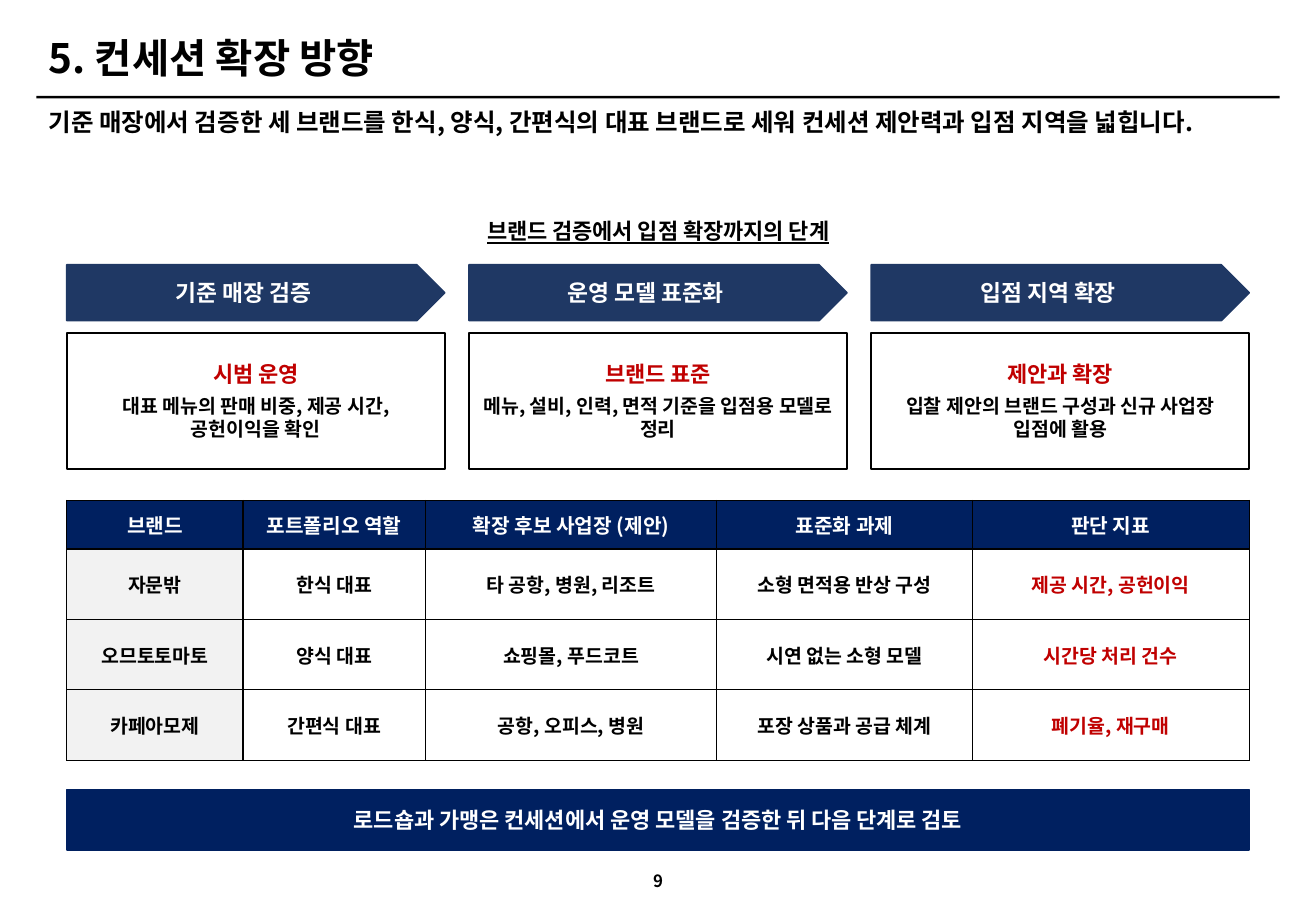
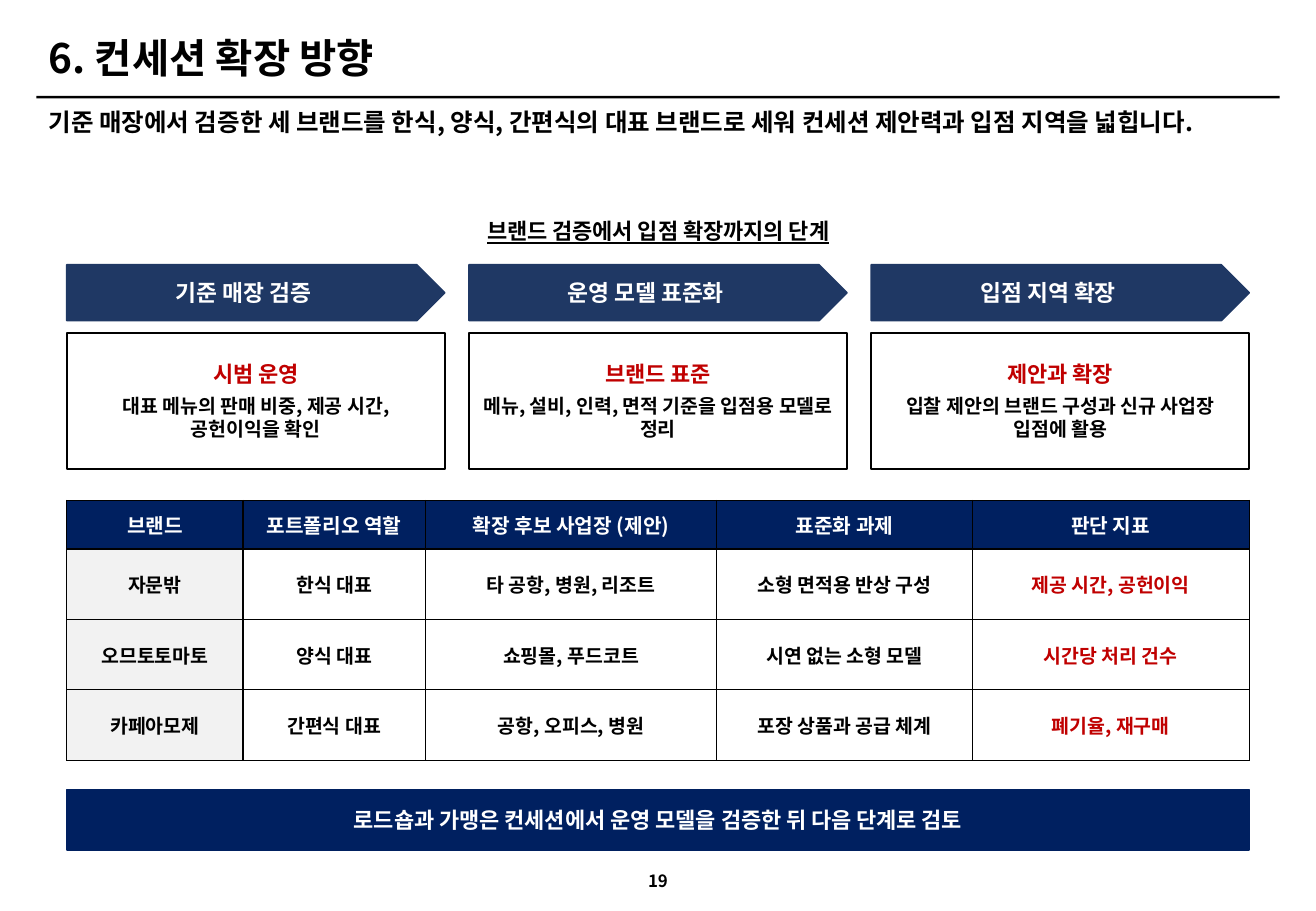
Before and after one commit to grandnim-wq/Claude, a slide deck: slide 19 of 아모제_3개브랜드_개선전략_최종.pptx (slide 9 before the commit). Drawn at 1316x911 pixels with LibreOffice and Linux fonts; fonts in the diff are those of the drawing. Boxes give left, top, right and bottom in pixels: in the first picture for what was removed or moved away, otherwise in the second. Text is boxed around its words. In the diff, an @@ line names an element or a change of style, - is before the commit and + after.

```diff
--- a/아모제_3개브랜드_개선전략_최종.pptx
+++ b/아모제_3개브랜드_개선전략_최종.pptx
@@ title at [49,38,375,77]: text changed @@
-5. 컨세션 확장 방향
+6. 컨세션 확장 방향
@@ page number at [648,874,668,887]: text changed @@
-9
+19
```
Also in this commit, not shown: 8 other slides changed, 10 slides added.
